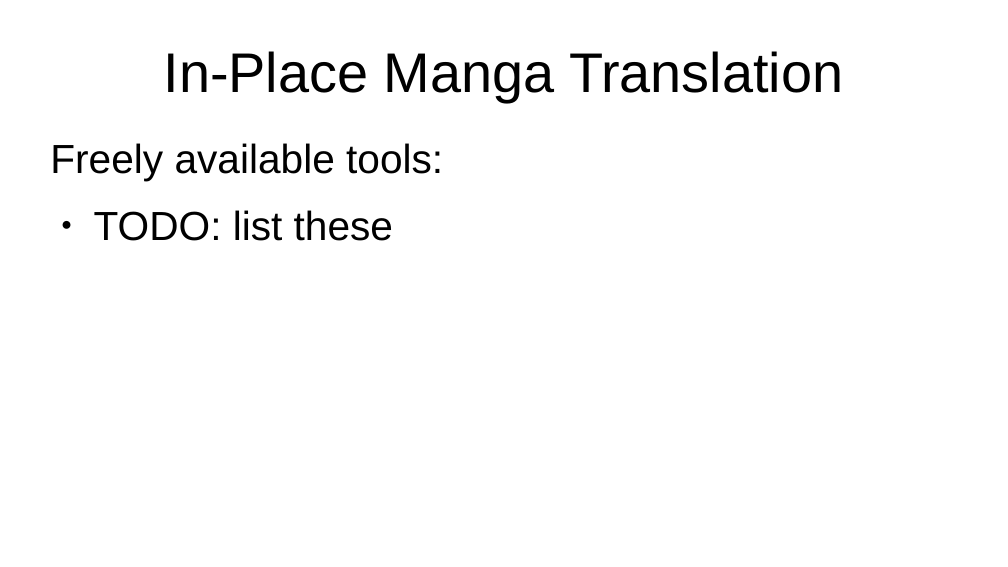
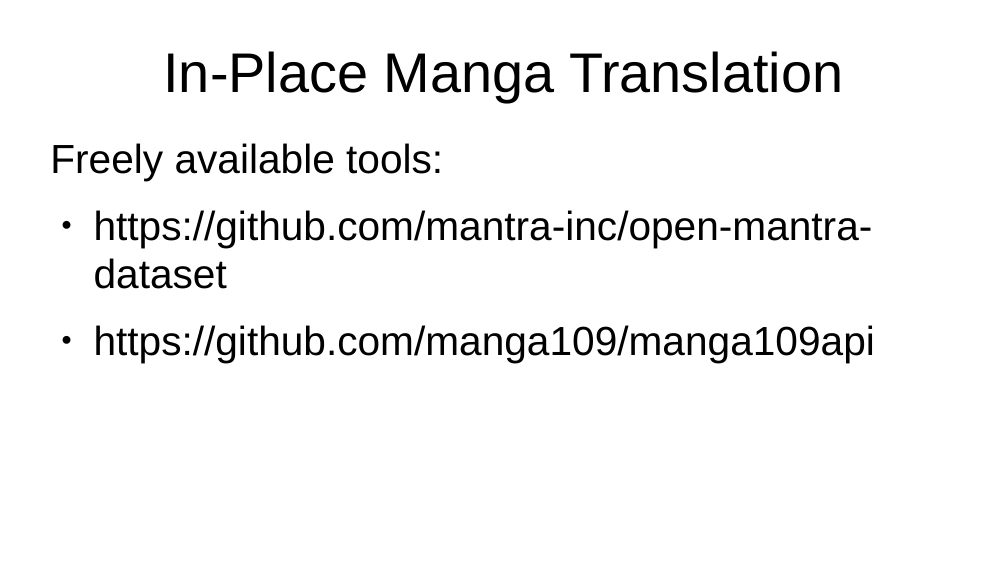
Before and after one commit to kkokilep/Cant-Spell-Anime-Without-AI, a slide deck: slide 19 of presentation/presentation-0.odp. Drawn at 1008x567 pixels with LibreOffice and Linux fonts; fonts in the diff are those of the drawing. Boxes give left, top, right and bottom in pixels: in the first picture for what was removed or moved away, otherwise in the second. Text is boxed around its words. In the diff, an @@ line names an element or a change of style, - is before the commit and + after.

```diff
--- a/presentation/presentation-0.odp
+++ b/presentation/presentation-0.odp
@@ text at (94, 210, 875, 363): text changed @@
-● TODO: list these
+● https://github.com/mantra-inc/open-mantra-dataset
+● https://github.com/manga109/manga109api
```
Also in this commit, not shown: 20 other slides changed, 1 slide added, 1 slide removed.
